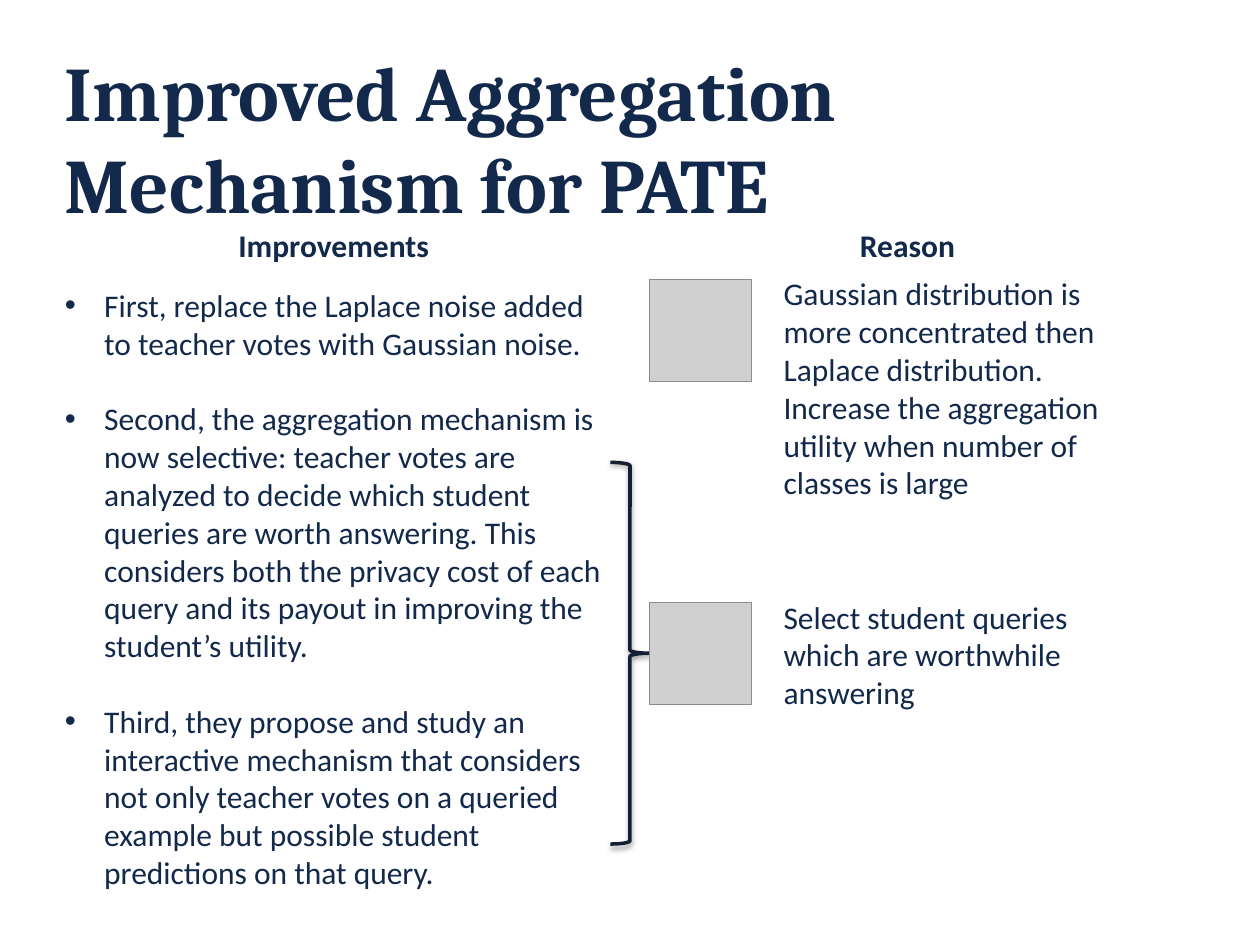
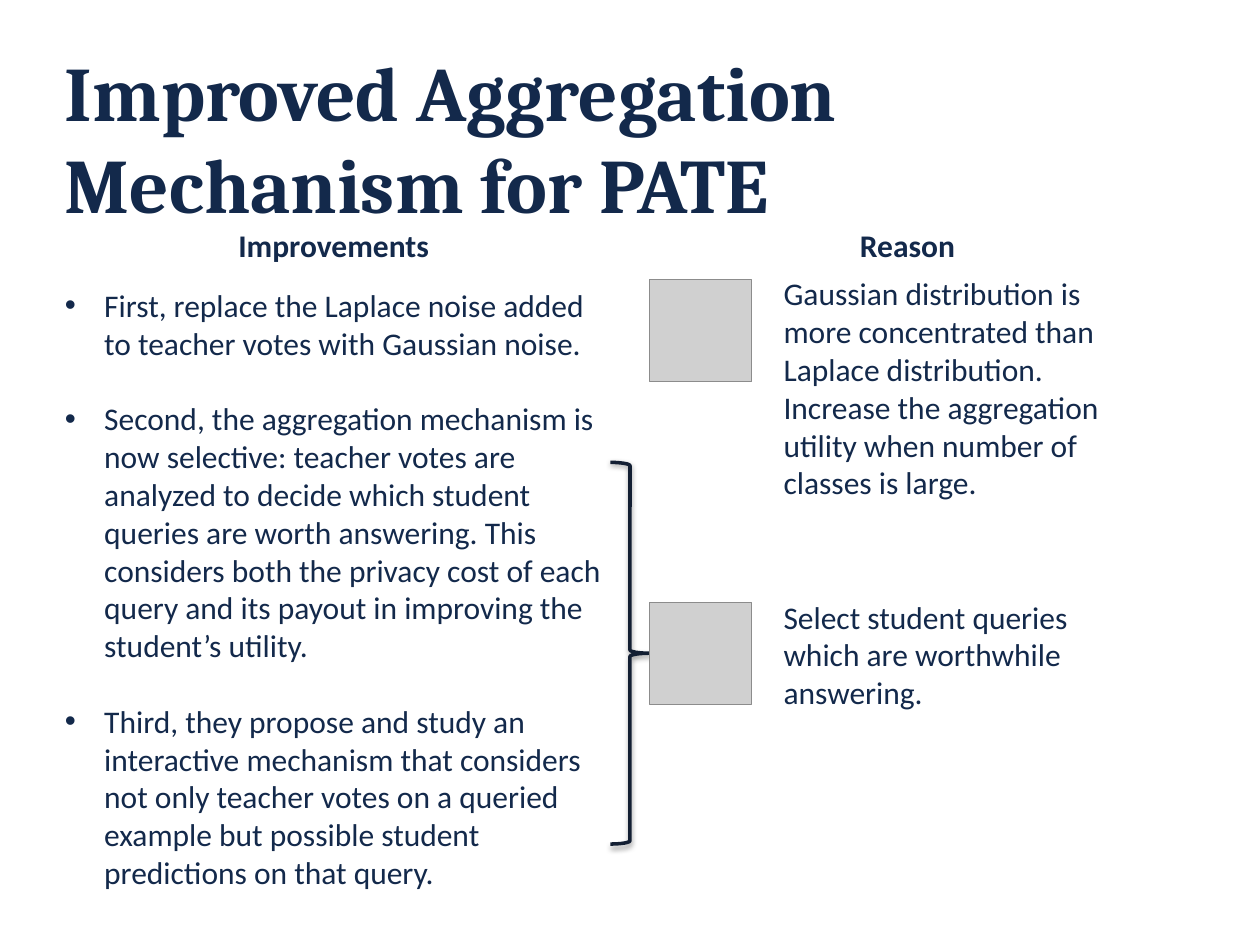
Before and after one commit to aisecure/aisecure.github.io, a slide deck: slide 24 of TEACHING/files/2019/1107/1107_dongqi.pptx. Drawn at 1260x945 pixels with LibreOffice and Linux fonts; fonts in the diff are those of the drawing; grey boxes stand for pictures; background and template pictures are left out. Boxes give left, top, right and bottom in pixels: in the first picture for what was removed or moved away, otherwise in the second. Text is boxed around its words. In the diff, an @@ line names an element or a change of style, - is before the commit and + after.

```diff
--- a/TEACHING/files/2019/1107/1107_dongqi.pptx
+++ b/TEACHING/files/2019/1107/1107_dongqi.pptx
@@ text at (784,283,1099,500): text changed @@
-Gaussian distribution is more concentrated then Laplace distribution. Increase the aggregation utility when number of classes is large
+Gaussian distribution is more concentrated than Laplace distribution. Increase the aggregation utility when number of classes is large.
@@ text at (784,607,1068,710): text changed @@
-Select student queries which are worthwhile answering
+Select student queries which are worthwhile answering.
```
Also in this commit, not shown: 12 other slides changed.
